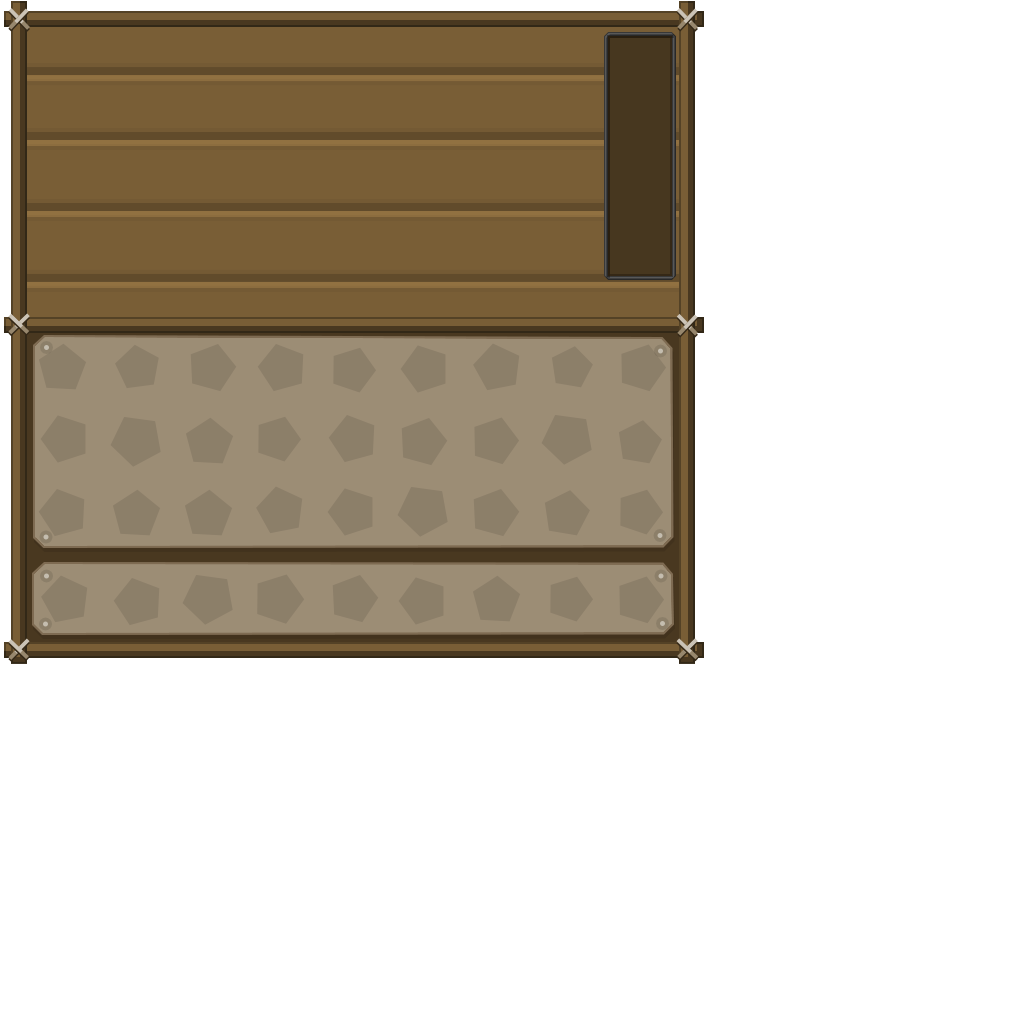
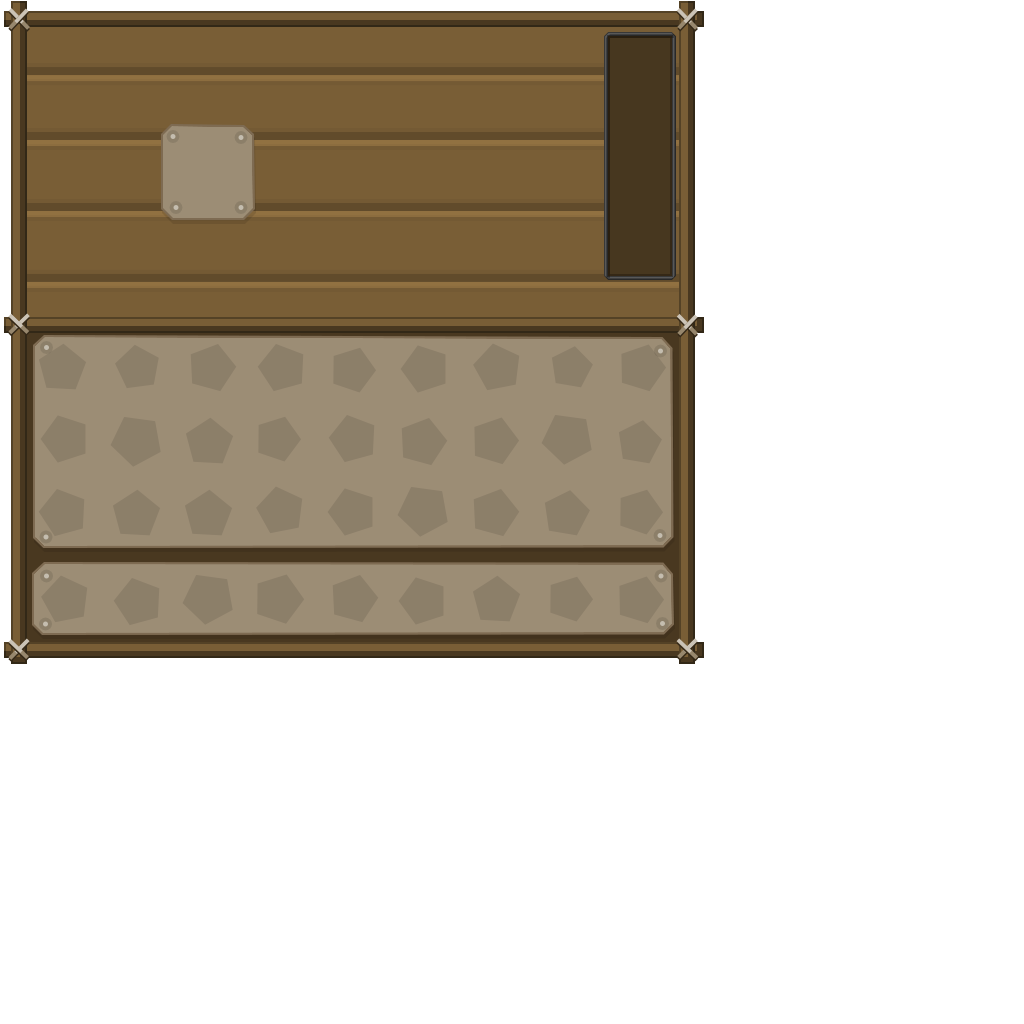
Layers edited between the first and the second 1024 x 1024 image:
painted on "Forme 22" over [11, 663, 695, 664]
painted on "elipsis" over [170, 134, 244, 210]
painted on "Forme 19" over [161, 124, 255, 220]
